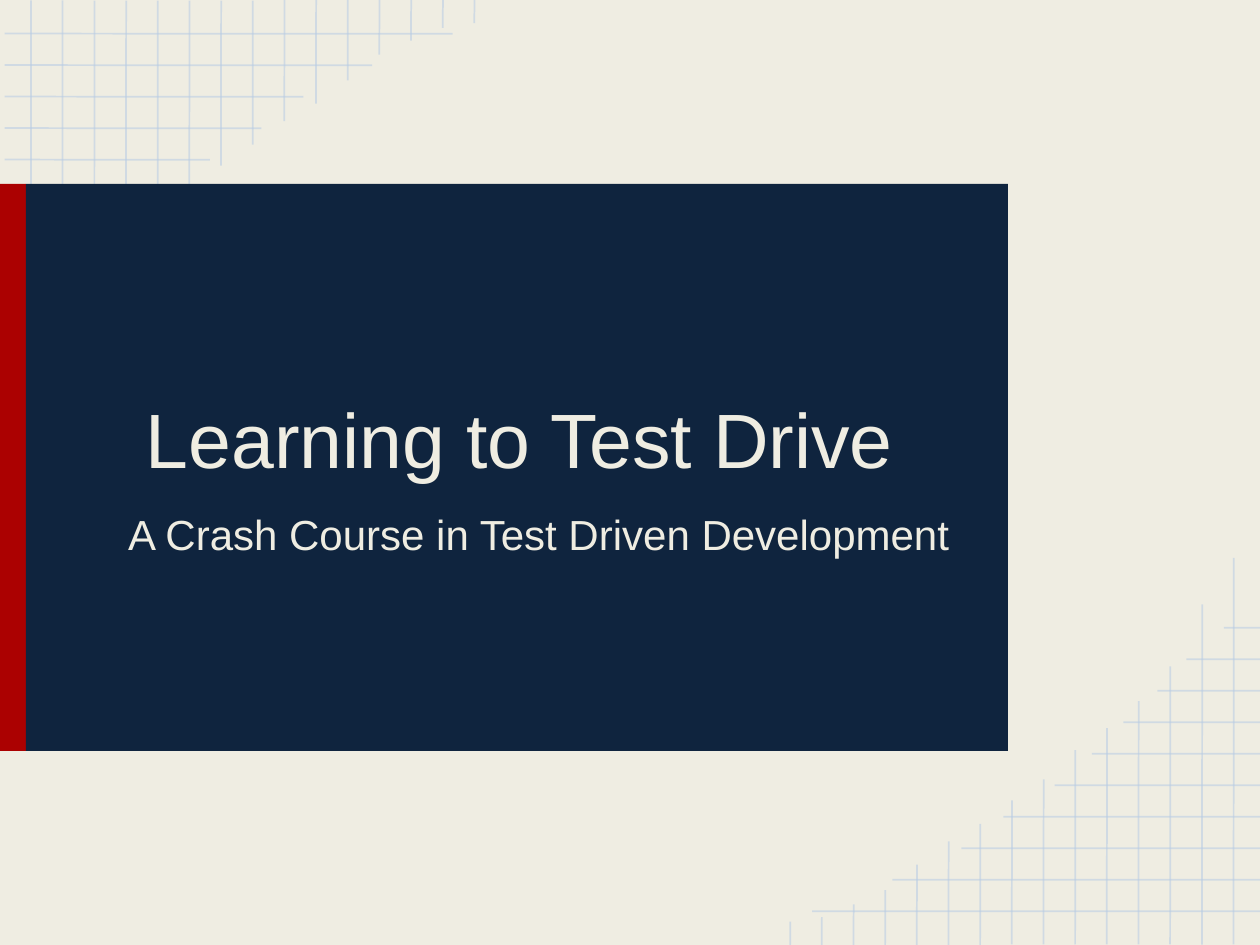
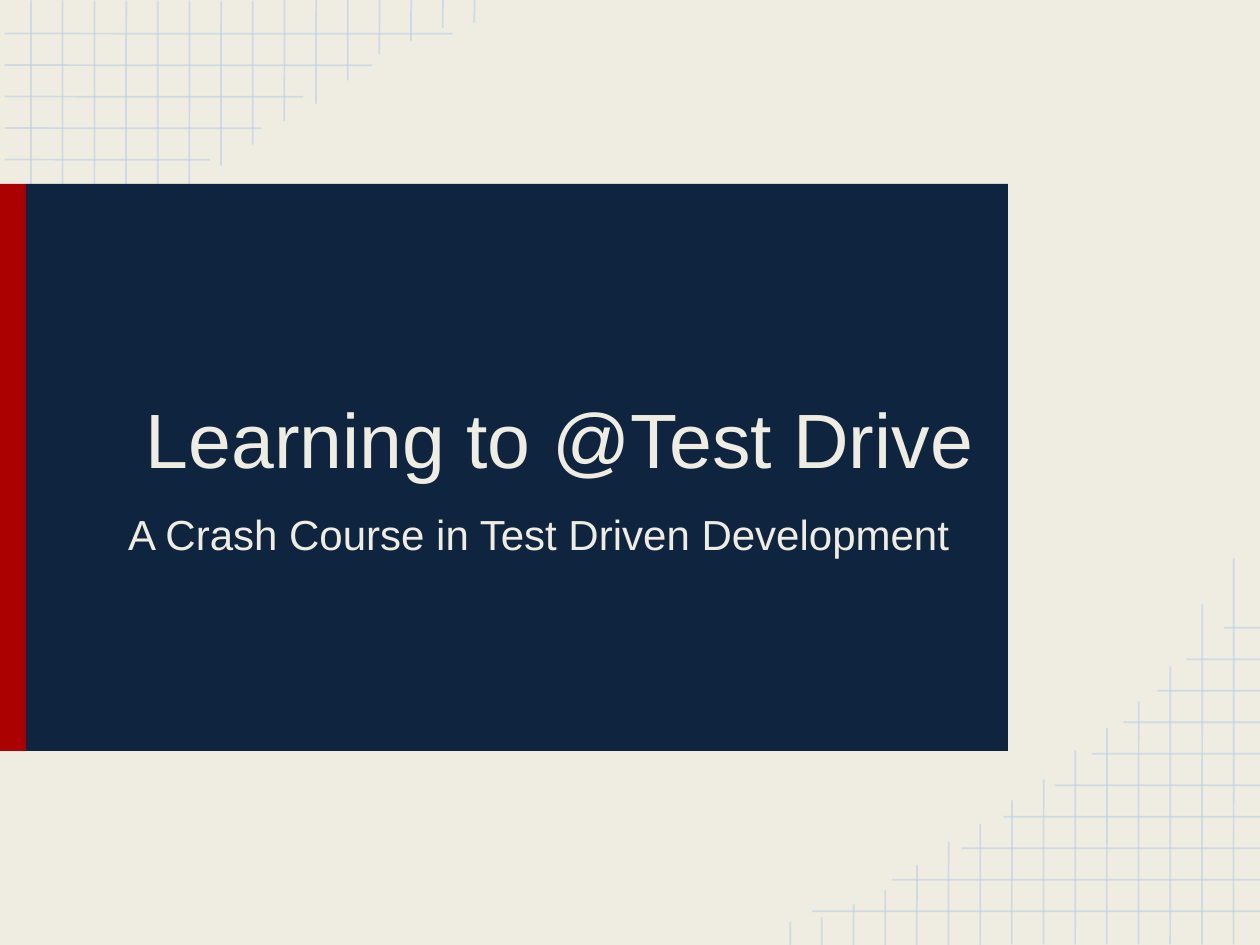
Before and after one commit to bink627/Agile-and-Beyond-TDD, a slide deck: slide 1 of Learning to Test Drive_ A Crash Course in Test Driven Development.pptx. Drawn at 1260x945 pixels with LibreOffice and Linux fonts; fonts in the diff are those of the drawing. Boxes give left, top, right and bottom in pixels: in the first picture for what was removed or moved away, otherwise in the second. Text is boxed around its words. In the diff, an @@ line names an element or a change of style, - is before the commit and + after.

```diff
--- a/Learning to Test Drive_ A Crash Course in Test Driven Development.pptx
+++ b/Learning to Test Drive_ A Crash Course in Test Driven Development.pptx
@@ title at (146,412,973,482): text changed @@
-Learning to Test Drive
+Learning to @Test Drive
```
Also in this commit, not shown: 2 other slides changed, 3 slides added, 2 other files.
